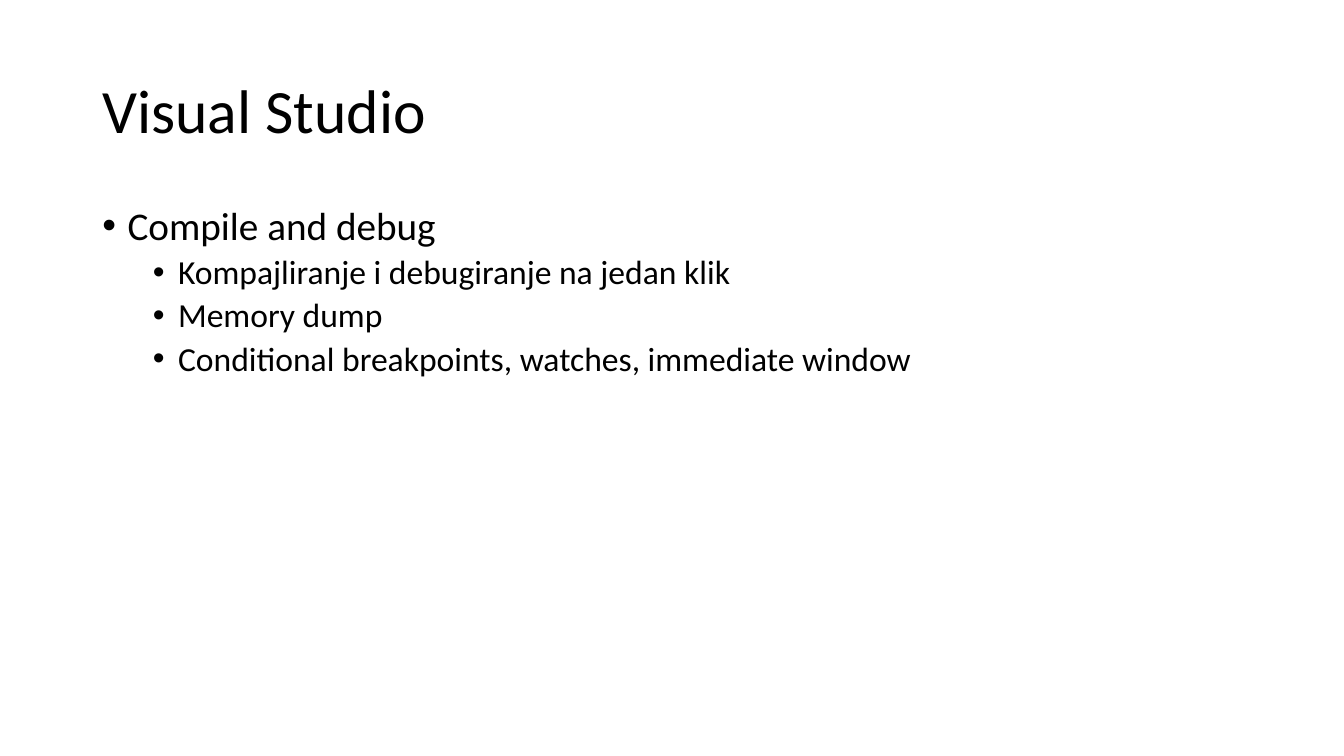
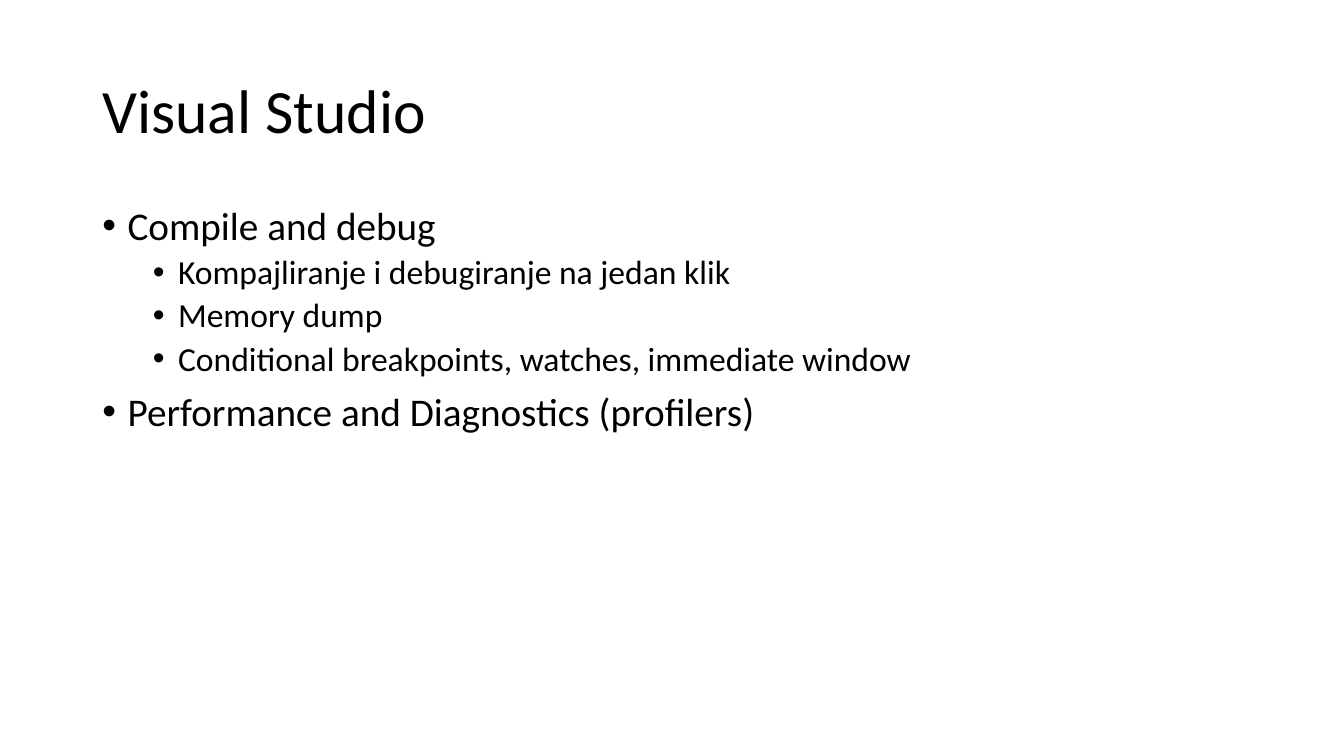
Before and after one commit to mmssniper/angular-workshop, a slide deck: slide 8 of prezentacije/1-3 Alati u razvoju.pptx. Drawn at 1344x756 pixels with LibreOffice and Linux fonts; fonts in the diff are those of the drawing. Boxes give left, top, right and bottom in pixels: in the first picture for what was removed or moved away, otherwise in the second. Text is boxed around its words. In the diff, an @@ line names an element or a change of style, - is before the commit and + after.

```diff
--- a/prezentacije/1-3 Alati u razvoju.pptx
+++ b/prezentacije/1-3 Alati u razvoju.pptx
@@ text at (128,397,754,433): paragraph added @@
+• Performance and Diagnostics (profilers)
```
Also in this commit, not shown: 2 other slides changed, 2 other files.
